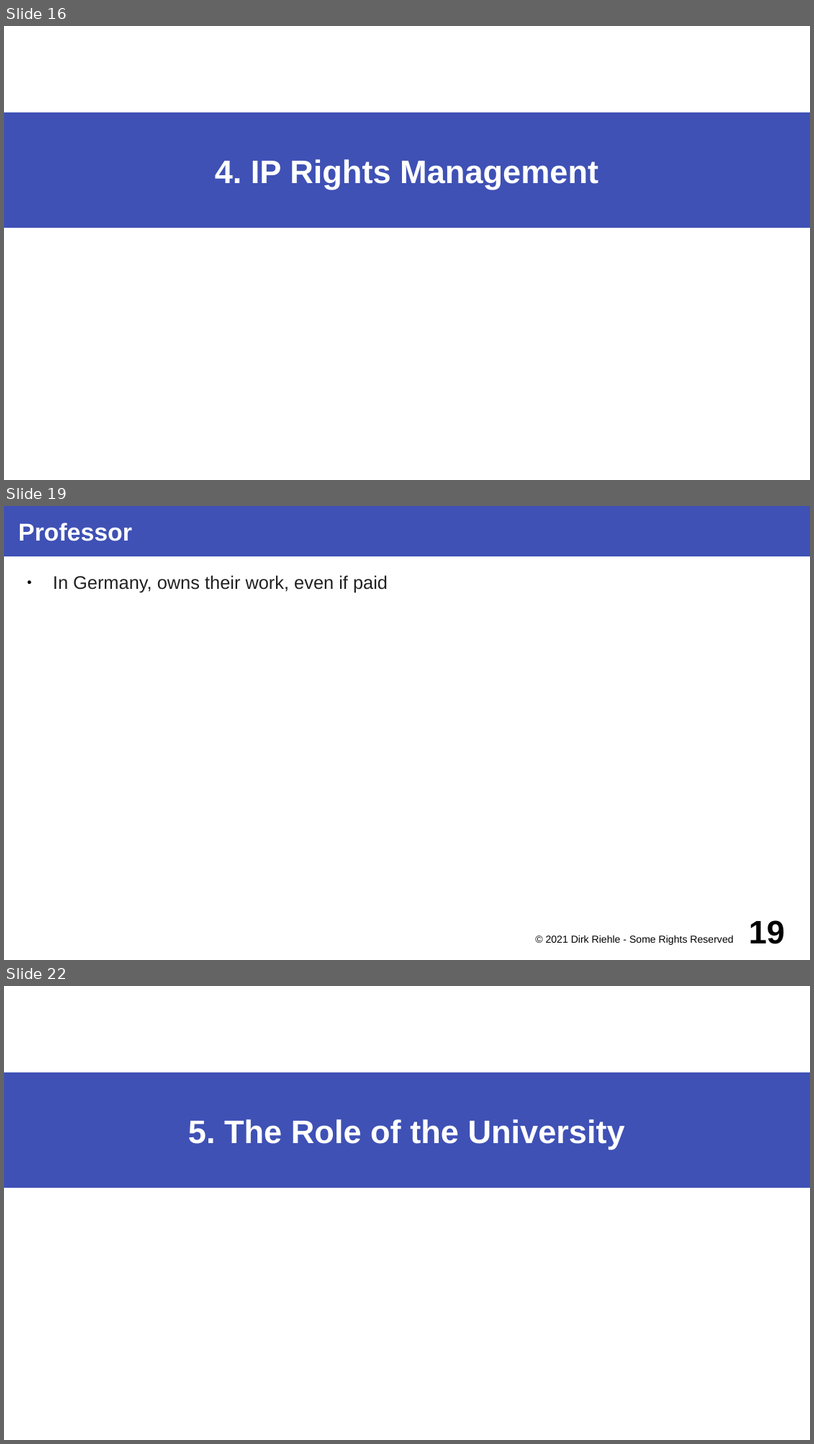
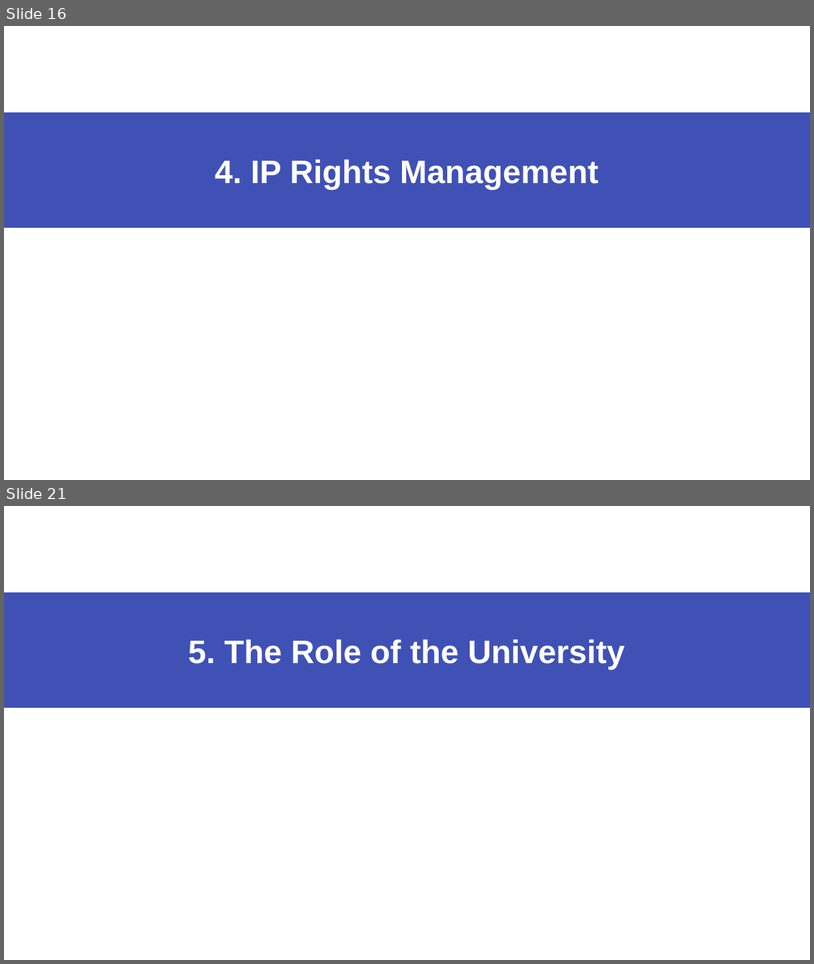
Before and after one commit to dirkriehle/coss-course, a slide deck: Lecture slides/COSS D03 - University Spin-offs.odp. Shown one above the other, each under a label of ours: slides 16, 19 and 22 before the commit, slides 16 and 21 after it; the slides between them are not shown. The pictures are 814x1444 and 814x964 pixels, drawn with LibreOffice and Linux fonts; fonts in the diff are those of the drawing. Boxes give left, top, right and bottom in pixels: in the first picture for what was removed or moved away, otherwise in the second. Text is boxed around its words. In the diff, an @@ line names an element or a change of style, - is before the commit and + after.

```diff
--- a/Lecture slides/COSS D03 - University Spin-offs.odp
+++ b/Lecture slides/COSS D03 - University Spin-offs.odp
@@ slide 19 removed at (4, 506, 810, 960), background #FFFFFF @@
@@ title removed at (4, 506, 810, 556) @@
-Professor
@@ text removed at (53, 575, 388, 592) @@
-● In Germany, owns their work, even if paid
@@ text removed at (546, 934, 733, 944) @@
-© 2021 Dirk Riehle - Some Rights Reserved
@@ page number removed at (749, 920, 785, 944) @@
-19
@@ what was slide 22 is now slide 21 @@
```
Also in this commit, not shown: 21 slides changed, 8 other files.
